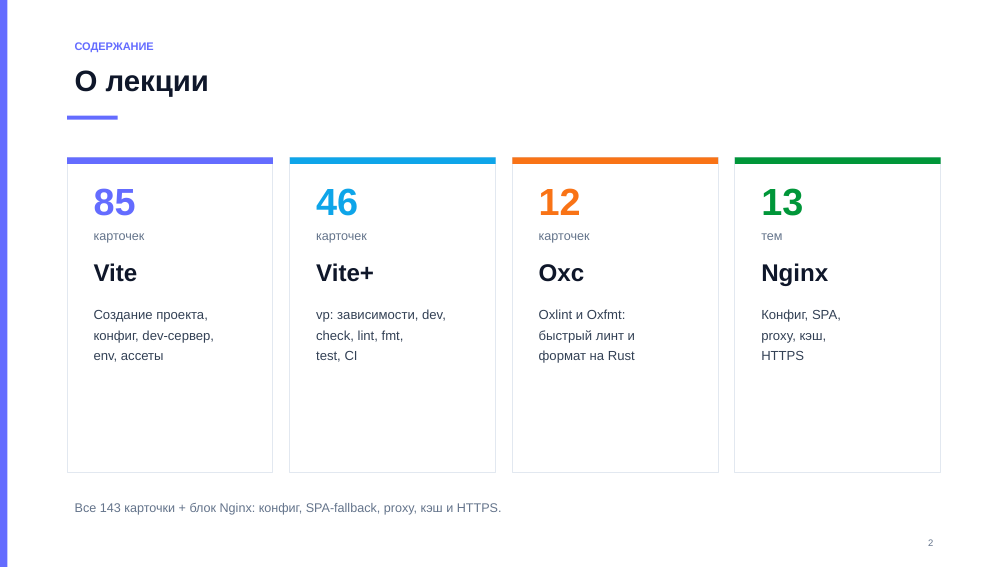
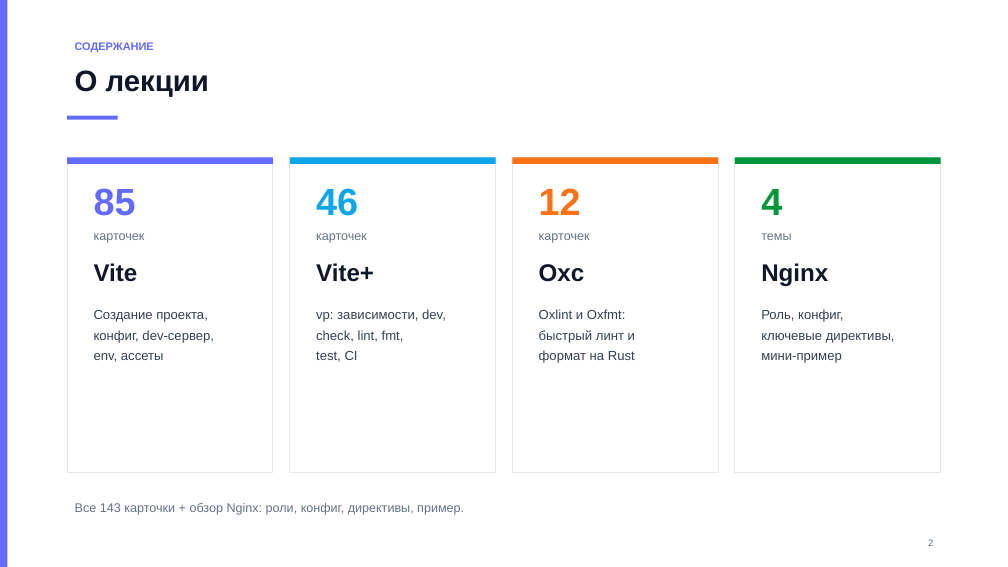
Before and after one commit to ErnandesDaniel/mephi-higher-engineering-school-lectures, a slide deck: slide 2 of lecture-1/modern-frontend-tooling.pptx. Drawn at 1008x567 pixels with LibreOffice and Linux fonts; fonts in the diff are those of the drawing. Boxes give left, top, right and bottom in pixels: in the first picture for what was removed or moved away, otherwise in the second. Text is boxed around its words. In the diff, an @@ line names an element or a change of style, - is before the commit and + after.

Commit message:
refactor: turn Nginx section into compact card overview

```diff
--- a/lecture-1/modern-frontend-tooling.pptx
+++ b/lecture-1/modern-frontend-tooling.pptx
@@ text at <box>761,189,782,215</box>: text changed @@
-13
+4
@@ text at <box>761,233,791,240</box>: text changed @@
-тем
+темы
@@ text at <box>761,309,895,363</box>: text changed @@
-Конфиг, SPA,
-proxy, кэш,
-HTTPS
+Роль, конфиг,
+ключевые директивы,
+мини-пример
@@ text at <box>75,503,464,515</box>: text changed @@
-Все 143 карточки + блок Nginx: конфиг, SPA-fallback, proxy, кэш и HTTPS.
+Все 143 карточки + обзор Nginx: роли, конфиг, директивы, пример.
```
Also in this commit, not shown: 4 other slides changed, 1 slide added, 10 slides removed, 1 other file.
